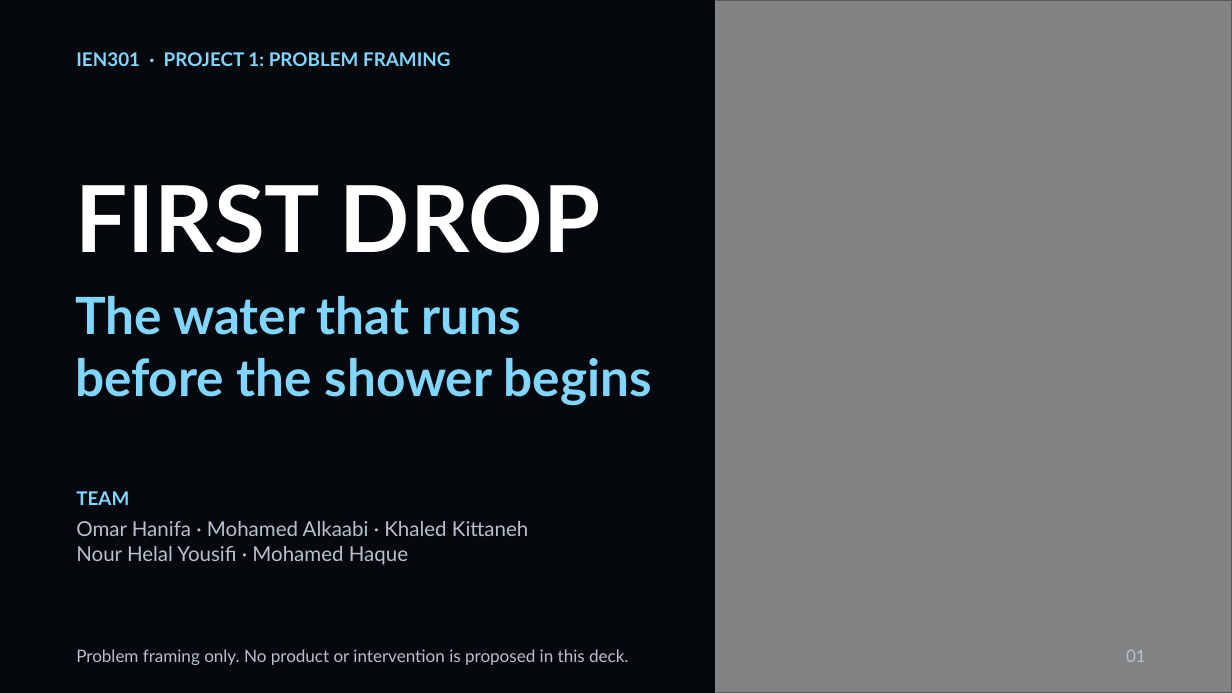
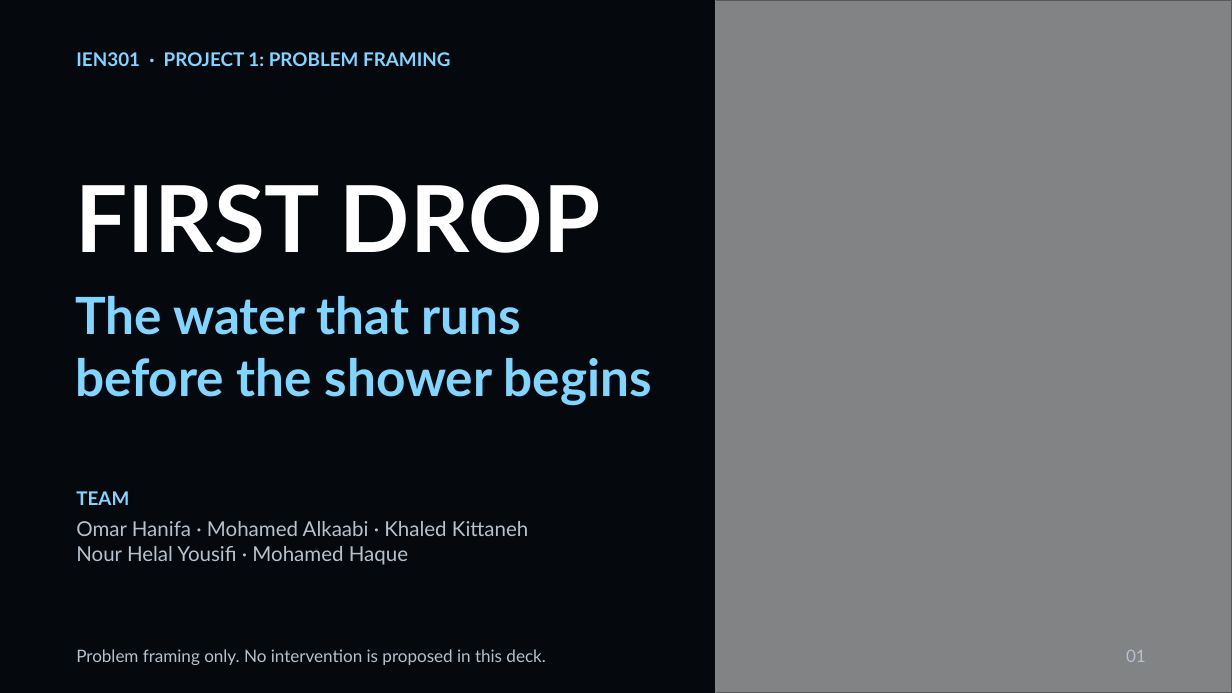
Before and after one commit to nour256/sdsds, a slide deck: slide 1 of IEN_301_Project_1_v2.pptx. Drawn at 1232x693 pixels with LibreOffice and Linux fonts; fonts in the diff are those of the drawing; grey boxes stand for pictures. Boxes give left, top, right and bottom in pixels: in the first picture for what was removed or moved away, otherwise in the second. Text is boxed around its words. In the diff, an @@ line names an element or a change of style, - is before the commit and + after.

```diff
--- a/IEN_301_Project_1_v2.pptx
+++ b/IEN_301_Project_1_v2.pptx
@@ text at [76, 649, 545, 665]: text changed @@
-Problem framing only. No product or intervention is proposed in this deck.
+Problem framing only. No intervention is proposed in this deck.
```
Also in this commit, not shown: 8 other slides changed, 4 other files.
